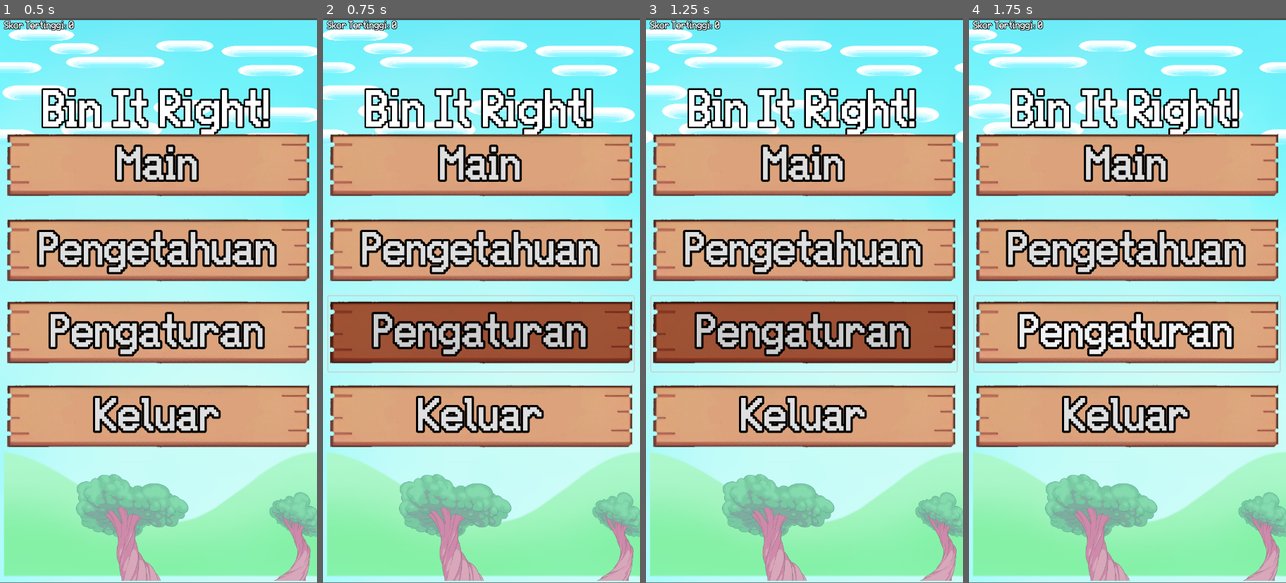
Above: before the commit, frames 1-4 (left to right).
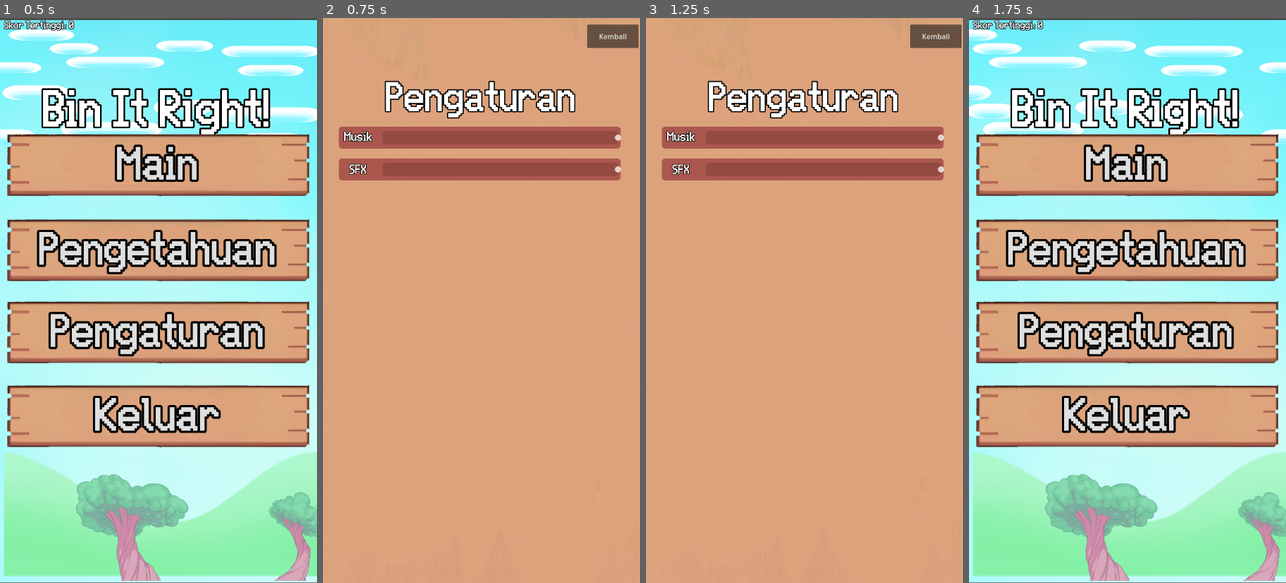
Above: after the commit, the same moments.

Repository: RaFYWStud/Project_GameDev
Game: Godot game, scene res://Scenes/MainMenu.tscn
Same seed, same stepped clock (60 frames per second), same inputs: the game is played once before the commit and once after it.
Inputs (mouse positions are in pixels of both pictures, inside the frame that each line leads up to):
- Up to frame 1 (0.5 s): no input
- Up to frame 2 (0.75 s): click "Pengaturan" at 0.5 s
- Up to frame 3 (1.25 s): no input
- Up to frame 4 (1.75 s): click (1257, 34) at 1.25 s, where only the run after the commit has a clickable "Kembali"

Frame 1 is identical in both runs. In frame 2, 84% of the frame differs, in the area x 0-100%, y 0-100%; in frame 3, 84%; in frame 4, 0.3%.

Commit message:
Menambah Sound dan Prototype setting

Diff:
--- a/Scenes/GameOver.tscn
+++ b/Scenes/GameOver.tscn
@@ -107,9 +107,11 @@
 [node name="GameOverSound" type="AudioStreamPlayer" parent="Audio"]
 stream = ExtResource("4_ql75j")
 autoplay = true
+bus = &"music"
 
 [node name="ButtonPressed" type="AudioStreamPlayer" parent="Audio"]
 stream = ExtResource("5_7ni8c")
+bus = &"sfx"
 
 [connection signal="pressed" from="Retry" to="." method="_on_retry_pressed"]
 [connection signal="pressed" from="Home" to="." method="_on_home_pressed"]
--- a/Scenes/MainMenu.tscn
+++ b/Scenes/MainMenu.tscn
@@ -56,6 +56,7 @@
 offset_top = 630.0
 offset_right = 706.0
 offset_bottom = 801.0
+mouse_filter = 1
 theme_override_colors/font_hover_pressed_color = Color(0.8, 0.8, 0.8, 1)
 theme_override_colors/font_hover_color = Color(0.8, 0.8, 0.8, 1)
 theme_override_colors/font_pressed_color = Color(0.8, 0.8, 0.8, 1)
@@ -167,6 +168,7 @@
 text = "Skor Terbaik : "
 
 [node name="TitleLabel" type="Label" parent="."]
+layout_mode = 0
 offset_left = 98.0
 offset_top = 163.0
 offset_right = 615.0
@@ -182,6 +184,8 @@
 [node name="BGM" type="AudioStreamPlayer" parent="Audio"]
 stream = ExtResource("9_es8mn")
 autoplay = true
+bus = &"music"
 
 [node name="ButtonPressed" type="AudioStreamPlayer" parent="Audio"]
 stream = ExtResource("10_wqgc6")
+bus = &"sfx"
--- a/Scenes/main.tscn
+++ b/Scenes/main.tscn
@@ -378,15 +378,19 @@
 [node name="BGM" type="AudioStreamPlayer" parent="Audio"]
 stream = ExtResource("27_jfa7l")
 autoplay = true
+bus = &"music"
 
 [node name="ButtonPressed" type="AudioStreamPlayer" parent="Audio"]
 stream = ExtResource("31_16a6c")
+bus = &"sfx"
 
 [node name="TrashInTrashBin" type="AudioStreamPlayer" parent="Audio"]
 stream = ExtResource("32_oib6q")
+bus = &"sfx"
 
 [node name="TrashInWater" type="AudioStreamPlayer" parent="Audio"]
 stream = ExtResource("33_b44sk")
+bus = &"sfx"
 
 [connection signal="area_entered" from="WaterArea" to="." method="_on_water_area_entered"]
 [connection signal="area_entered" from="TrashBinGroup/OrganicBin" to="." method="_on_organic_bin_area_entered"]
--- a/Scenes/main_menu.gd
+++ b/Scenes/main_menu.gd
@@ -26,7 +26,7 @@
 func _on_setting_button_pressed():
 	print("Setting button clicked")
 	$Audio/ButtonPressed.play()
-	get_tree().change_scene_to_file("res://Scenes/Setting.tscn")  # Ganti dengan scene setting Anda
+	get_tree().change_scene_to_file("res://Scenes/setting.tscn")  # Ganti dengan scene setting Anda
 
 func _on_exit_button_pressed():
 	$Audio/ButtonPressed.play()
--- /dev/null
+++ b/Scenes/music_scroll_bar.gd
@@ -0,0 +1,16 @@
+extends HSlider
+
+@export var bus_name: String
+
+var bus_index: int
+
+func _ready() -> void:
+	bus_index = AudioServer.get_bus_index(bus_name)
+	value_changed.connect(_on_value_changed)
+
+	value = db_to_linear(
+		AudioServer.get_bus_volume_db(bus_index)
+	)
+
+func _on_value_changed(value: float) -> void:
+	AudioServer.set_bus_volume_db(bus_index, linear_to_db(value))
--- /dev/null
+++ b/Scenes/setting.gd
@@ -0,0 +1,5 @@
+extends Control
+
+func _on_back_button_pressed() -> void:
+	$Audio/ButtonPressed.play()
+	get_tree().change_scene_to_file("res://Scenes/MainMenu.tscn")
--- /dev/null
+++ b/Scenes/setting.tscn
@@ -0,0 +1,139 @@
+[gd_scene load_steps=8 format=3 uid="uid://bg404qpxekuxj"]
+
+[ext_resource type="Script" path="res://Scenes/music_scroll_bar.gd" id="1_3ne5c"]
+[ext_resource type="Script" path="res://Scenes/setting.gd" id="1_a766d"]
+[ext_resource type="Texture2D" uid="uid://bp0d5r7lbigjj" path="res://Assets/ManualAsset/Buttons/ButtonsBackground.png" id="3_exmgl"]
+[ext_resource type="FontFile" uid="uid://c6iy4fydtc4b0" path="res://Assets/ManualAsset/Fonts/easvhs.ttf" id="4_p7hs0"]
+[ext_resource type="AudioStream" uid="uid://cbilc72herfro" path="res://Assets/AssetsLittleRunmo/8_Music_Sound Effects/Button_Press_Sound.wav" id="5_ddojn"]
+
+[sub_resource type="StyleBoxFlat" id="StyleBoxFlat_7qs6v"]
+bg_color = Color(0.394376, 0.185464, 0.156362, 1)
+border_width_left = 100
+border_width_top = 15
+border_width_right = 15
+border_width_bottom = 15
+border_color = Color(0.668095, 0.342398, 0.3005, 1)
+corner_radius_top_left = 7
+corner_radius_top_right = 7
+corner_radius_bottom_right = 7
+corner_radius_bottom_left = 7
+expand_margin_left = 100.0
+expand_margin_top = 10.0
+expand_margin_right = 6.0
+expand_margin_bottom = 10.0
+
+[sub_resource type="StyleBoxFlat" id="StyleBoxFlat_2pvcw"]
+bg_color = Color(0.584579, 0.291048, 0.252436, 1)
+corner_radius_top_left = 7
+corner_radius_top_right = 7
+corner_radius_bottom_right = 7
+corner_radius_bottom_left = 7
+
+[node name="Setting" type="Control"]
+layout_mode = 3
+anchors_preset = 15
+anchor_right = 1.0
+anchor_bottom = 1.0
+grow_horizontal = 2
+grow_vertical = 2
+mouse_filter = 1
+script = ExtResource("1_a766d")
+metadata/_edit_lock_ = true
+
+[node name="MusicSlider" type="HSlider" parent="."]
+texture_filter = 1
+layout_mode = 0
+offset_left = 136.0
+offset_top = 256.0
+offset_right = 670.0
+offset_bottom = 286.0
+focus_mode = 0
+mouse_filter = 1
+theme_override_constants/center_grabber = 1
+theme_override_styles/slider = SubResource("StyleBoxFlat_7qs6v")
+theme_override_styles/grabber_area = SubResource("StyleBoxFlat_2pvcw")
+max_value = 1.0
+step = 0.001
+value = 1.0
+script = ExtResource("1_3ne5c")
+bus_name = "music"
+
+[node name="Label" type="Label" parent="MusicSlider"]
+layout_mode = 0
+offset_left = -88.0
+offset_top = -2.0
+offset_right = -23.0
+offset_bottom = 32.0
+theme_override_colors/font_outline_color = Color(0, 0, 0, 1)
+theme_override_constants/outline_size = 5
+theme_override_fonts/font = ExtResource("4_p7hs0")
+theme_override_font_sizes/font_size = 25
+text = "Musik"
+horizontal_alignment = 1
+vertical_alignment = 1
+
+[node name="SfxSlider" type="HSlider" parent="."]
+texture_filter = 1
+layout_mode = 0
+offset_left = 136.0
+offset_top = 328.0
+offset_right = 670.0
+offset_bottom = 348.0
+focus_mode = 0
+mouse_filter = 1
+theme_override_constants/center_grabber = 1
+theme_override_styles/slider = SubResource("StyleBoxFlat_7qs6v")
+theme_override_styles/grabber_area = SubResource("StyleBoxFlat_2pvcw")
+max_value = 1.0
+step = 0.001
+script = ExtResource("1_3ne5c")
+bus_name = "sfx"
+
+[node name="Label" type="Label" parent="SfxSlider"]
+layout_mode = 0
+offset_left = -87.0
+offset_right = -25.0
+offset_bottom = 34.0
+theme_override_colors/font_outline_color = Color(0, 0, 0, 1)
+theme_override_constants/outline_size = 5
+theme_override_fonts/font = ExtResource("4_p7hs0")
+theme_override_font_sizes/font_size = 25
+text = "SFX"
+horizontal_alignment = 1
+vertical_alignment = 1
+
+[node name="BackButton" type="Button" parent="."]
+layout_mode = 0
+offset_left = 600.0
+offset_top = 15.0
+offset_right = 717.0
+offset_bottom = 68.0
+text = "Kembali"
+
+[node name="BackGround" type="Sprite2D" parent="."]
+z_index = -1
+texture_filter = 1
+position = Vector2(351.5, 709.313)
+scale = Vector2(1.25265, 8.26297)
+texture = ExtResource("3_exmgl")
+metadata/_edit_lock_ = true
+
+[node name="SettingLabel" type="Label" parent="."]
+layout_mode = 0
+offset_left = 143.0
+offset_top = 145.0
+offset_right = 576.0
+offset_bottom = 226.0
+theme_override_colors/font_outline_color = Color(0, 0, 0, 1)
+theme_override_constants/outline_size = 10
+theme_override_fonts/font = ExtResource("4_p7hs0")
+theme_override_font_sizes/font_size = 80
+text = "Pengaturan"
+
+[node name="Audio" type="Node" parent="."]
+
+[node name="ButtonPressed" type="AudioStreamPlayer" parent="Audio"]
+stream = ExtResource("5_ddojn")
+bus = &"sfx"
+
+[connection signal="pressed" from="BackButton" to="." method="_on_back_button_pressed"]
--- a/project.godot
+++ b/project.godot
@@ -18,6 +18,7 @@
 [autoload]
 
 game_data="*res://Script/AutoLoads/game_data.gd"
+AudioGlobal="*res://Script/AutoLoads/audio_global.gd"
 
 [display]
 
--- /dev/null
+++ b/setting.gd
@@ -0,0 +1,23 @@
+extends Control
+
+
+# Called when the node enters the scene tree for the first time.
+func _ready() -> void:
+	var music_bus_index = AudioServer.get_bus_index("music")
+	var sfx_bus_index = AudioServer.get_bus_index("sfx")
+	music_value_changed.connect(_on_music_value_changed)
+
+
+func _on_music_value_changed(value: float) -> void:
+	AudioServer.set_bus_volume_db("music", linear_to_db(value))
+
+
+# Called every frame. 'delta' is the elapsed time since the previous frame.
+func _process(delta: float) -> void:
+	volume_update()
+
+func volume_update():
+	var music_volume = $MusicScrollBar
+	var sfx_volume = $SfxScrollBar
+	AudioGlobal.music_volume = music_volume.value
+	AudioGlobal.sfx_volume = music_volume.value
